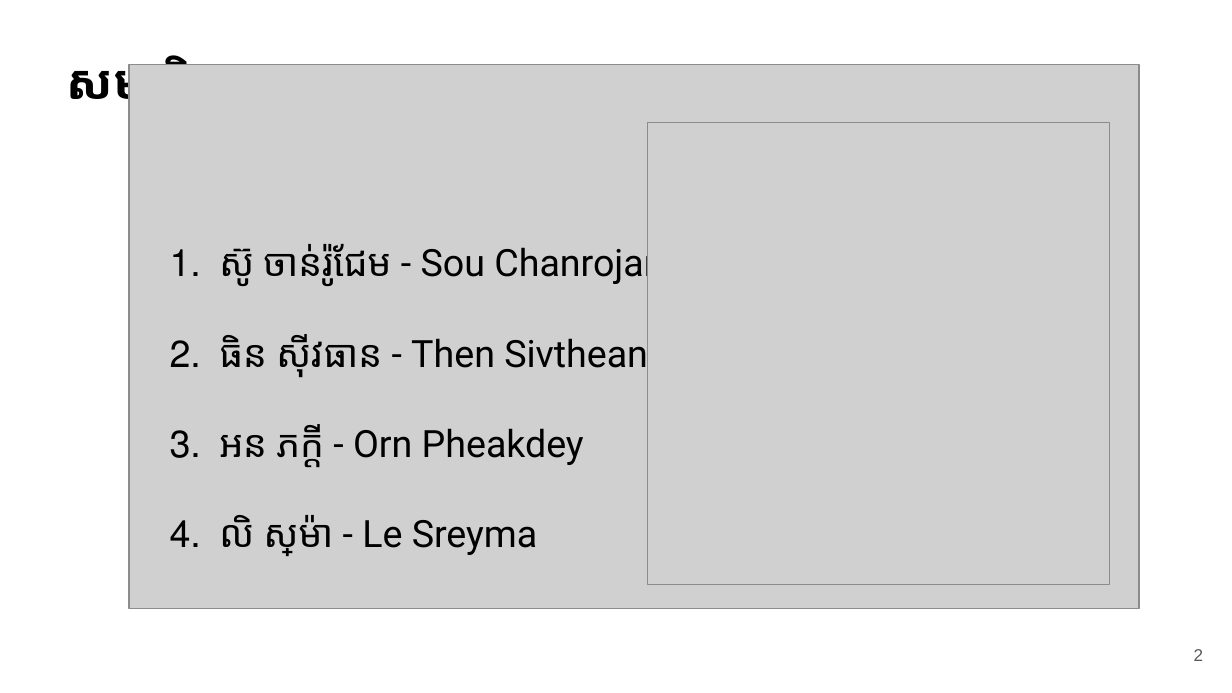
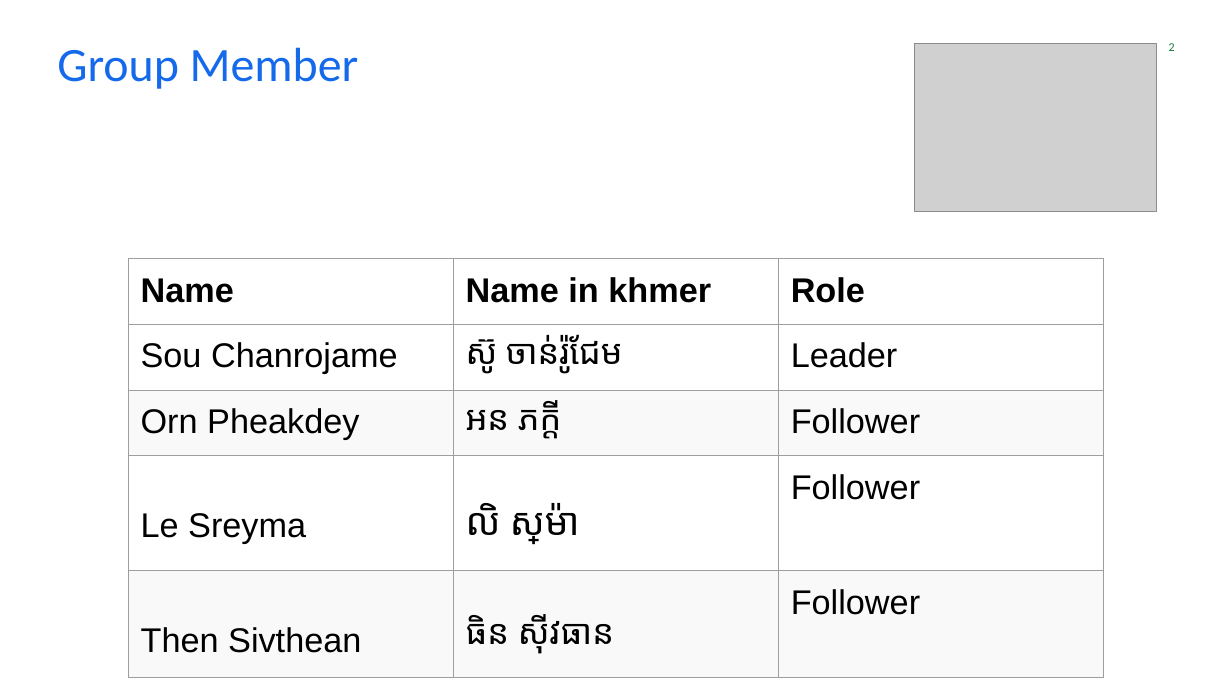
Before and after one commit to james5635/mart-management, a slide deck: slide 2 of Mart Management System - slide.pptx. Drawn at 1232x693 pixels with LibreOffice and Linux fonts; fonts in the diff are those of the drawing; grey boxes stand for pictures. Boxes give left, top, right and bottom in pixels: in the first picture for what was removed or moved away, otherwise in the second. Text is boxed around its words. In the diff, an @@ line names an element or a change of style, - is before the commit and + after.

Commit message:
update slide and book for design pattern

```diff
--- a/Mart Management System - slide.pptx
+++ b/Mart Management System - slide.pptx
@@ page number: place and size @@
-page number at (1194,649,1204,661)
+page number at (1169,43,1175,51)
@@ page number at (1169,43,1175,51): size 10 to 7 pt, font Arial to Calibri, text colour #595959 to #137C3F; vertical alignment middle to top @@
@@ title added at (57,47,359,89), 28 pt, text #146AEB @@
+Group Member
@@ subtitle removed at (67,55,291,112) @@
-សមាជិកក្រុម
@@ picture added at (914,44,1157,212) @@
@@ picture removed at (129,65,1140,609) @@
@@ picture removed at (648,123,1110,585) @@
@@ table added at (128,259,1104,663), 5 rows, 3 columns @@
+Name | Name in khmer | Role
+Sou Chanrojame | ស៊ូ ចាន់រ៉ូជែម | Leader
+Orn Pheakdey | អន ភក្ដី | Follower
+Le Sreyma | លិ ស្រីម៉ា | Follower
+Then Sivthean | ធិន សុីវធាន | Follower
@@ text removed at (219,242,696,556) @@
-1. ស៊ូ ចាន់រ៉ូជែម - Sou Chanrojame
-2. ធិន សុីវធាន - Then Sivthean
-3. អន ភក្តី - Orn Pheakdey
-4. លិ ស្រីម៉ា - Le Sreyma
```
Also in this commit, not shown: 11 other slides changed, 10 slides added, 3 slides removed, 3 other files.
